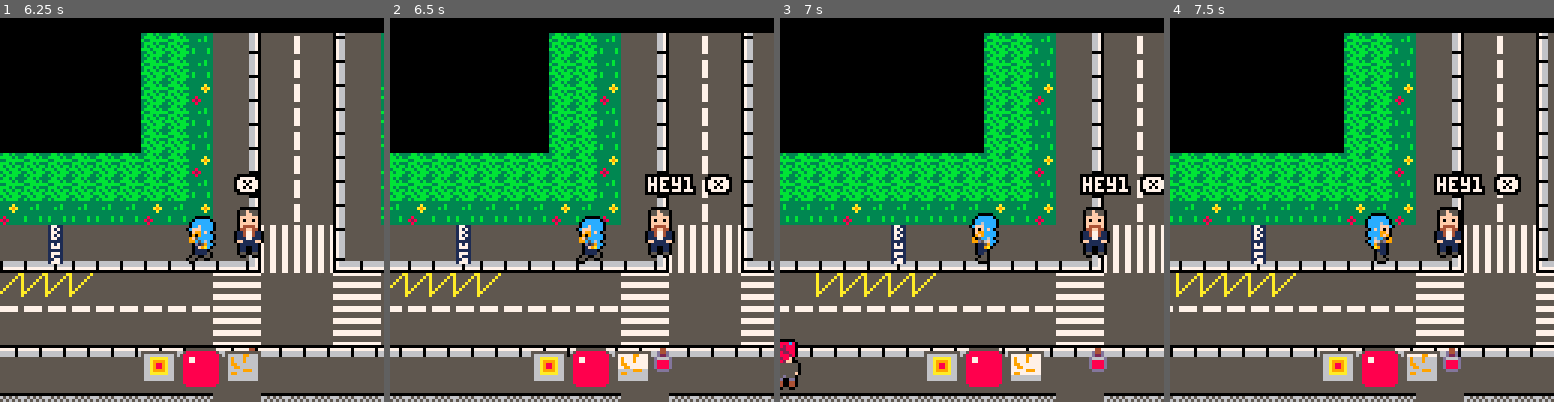
Above: before the commit, frames 1-4 (left to right).
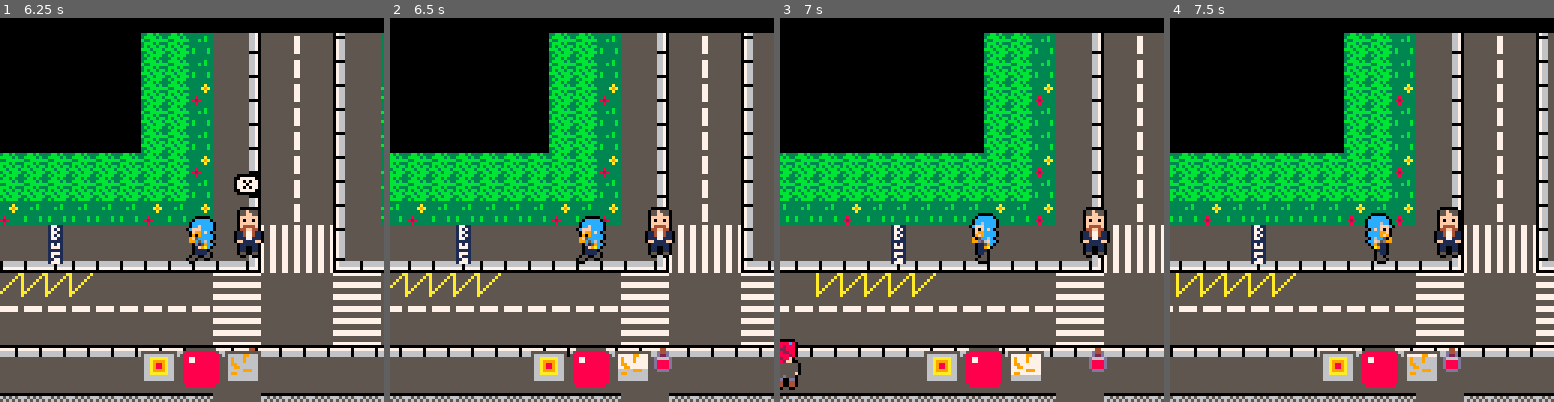
Above: after the commit, the same moments.

Repository: JasonHaenlin/pico-8-sophiaquest
Game: PICO-8 cartridge sophiaquest.p8
Two runs of this game, one before a commit and one after it. Both use one fixed random seed, a clock stepped at 60 frames per second and the inputs below.
Inputs:
- Up to frame 1 (6.25 s): tap X (X key) at 0.33, 0.7, 1.43, 2.58, 3.1, 3.62, 4.13, 4.65, 5.17, 5.68, 6.2 s; tap O (Z key) at 1.07, 1.8, 2.43, 3.07, 3.7, 4.33, 4.97, 5.6, 6.23 s; hold Right 2.33-3.33 s; hold Right 3.38-4.22 s; hold Up 4.27-4.67 s; hold Right 4.72-5.72 s; hold Down 5.77-6.1 s; hold Left from 6.15 s (still down)
- Up to frame 2 (6.5 s): keep holding Left
- Up to frame 3 (7 s): tap X (X key) at 6.72 s; tap O (Z key) at 6.87 s; release Left at 6.98 s
- Up to frame 4 (7.5 s): hold Right from 7.03 s (still down); tap X (X key) at 7.23 s

Frame 1 is identical in both runs. In frame 2, 1.0% of the frame differs, in the area x 66-90%, y 40-47%; in frame 3, 1.0%; in frame 4, 1.0%.

Commit message:
cut the dialog when the player quit

Diff:
--- a/sophiaquest.p8
+++ b/sophiaquest.p8
@@ -101,7 +101,14 @@
 
 function to_trigger(self)
  local next = false
- if (self.actor) next = self.actor.next
+ local hint = false
+ if (self.actor) then
+  next = self.actor.next
+  if(self.actor.hint) then
+   del(g_dialogs,self)
+   return
+  end
+ end
  if(not self:base_triggered() and not next) return
  del(g_dialogs,self)
 
@@ -502,6 +509,7 @@
  end
  if(btnp(fire1)) then
   self.control = controls_player
+  self.talkto.hint = true
   g_p.cd = 20
  end
 end
